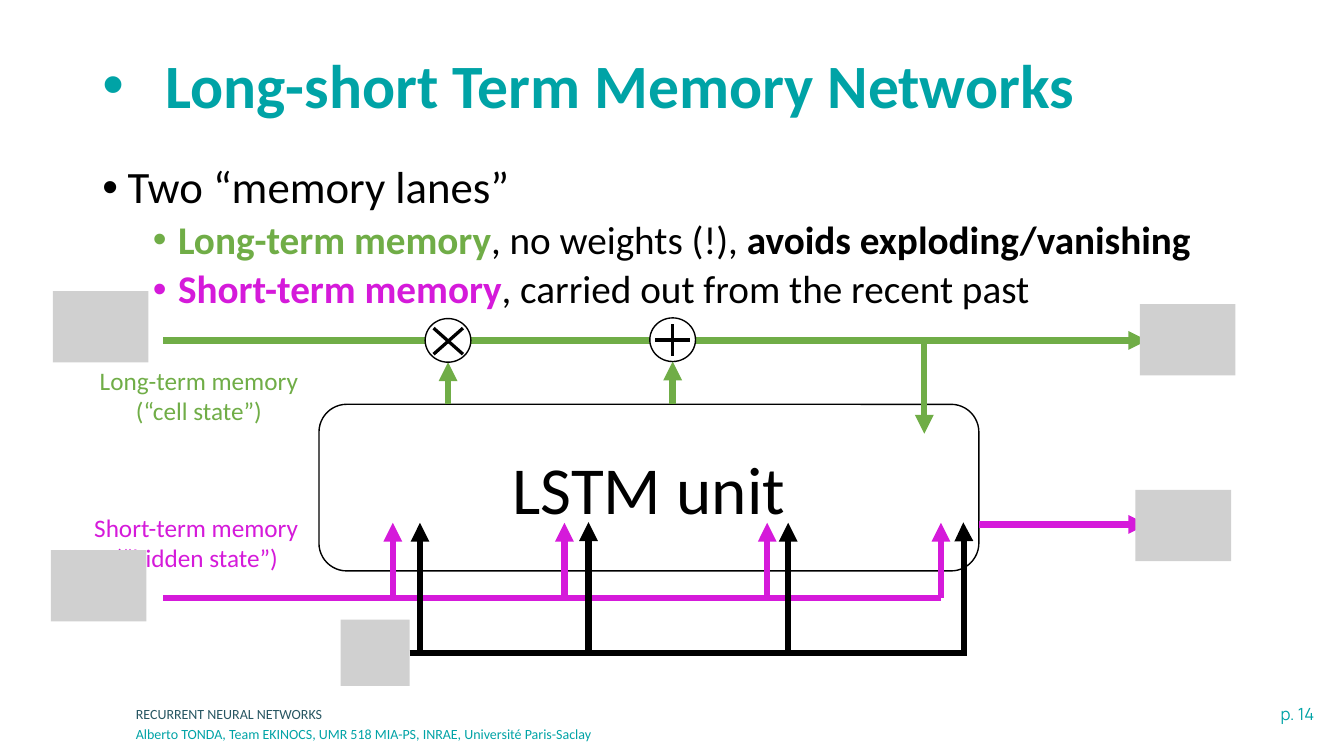
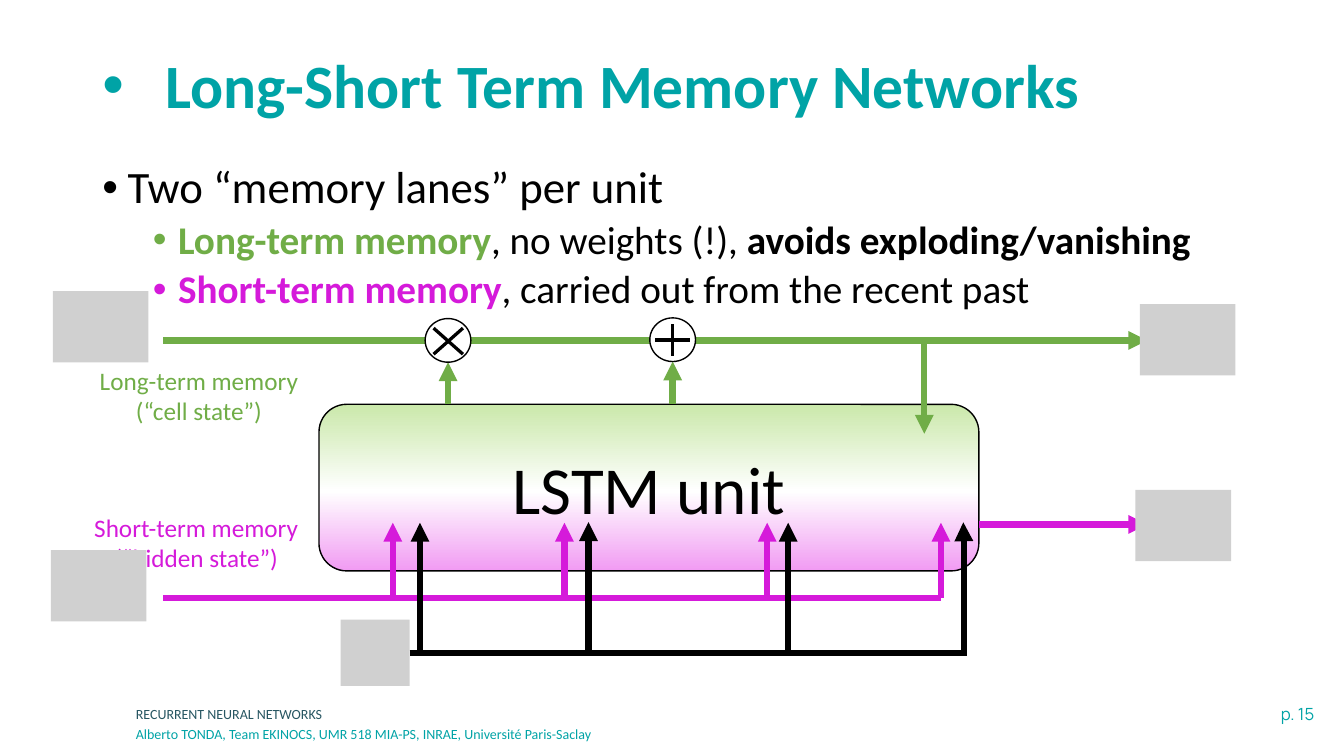
Before and after one commit to albertotonda/teaching, a slide deck: slide 15 of deep-learning-in-practice-with-pytorch/4-recurrent-neural-networks.pptx (slide 14 before the commit). Drawn at 1344x756 pixels with LibreOffice and Linux fonts; fonts in the diff are those of the drawing; grey boxes stand for pictures; background and template pictures are left out. Boxes give left, top, right and bottom in pixels: in the first picture for what was removed or moved away, otherwise in the second. Text is boxed around its words. In the diff, an @@ line names an element or a change of style, - is before the commit and + after.

```diff
--- a/deep-learning-in-practice-with-pytorch/4-recurrent-neural-networks.pptx
+++ b/deep-learning-in-practice-with-pytorch/4-recurrent-neural-networks.pptx
@@ title at (x1=165, y1=64, x2=1078, y2=119): text changed @@
-• Long-short Term Memory Networks
+• Long-Short Term Memory Networks
@@ text at (x1=128, y1=171, x2=663, y2=211): text changed @@
-• Two “memory lanes”
+• Two “memory lanes” per unit
@@ rounded rectangle "LSTM unit" at (x1=319, y1=404, x2=979, y2=571): fill #FFFFFF to gradient #CAE8AA to #FFFFFF to #F19BF3 @@
@@ page number at (x1=1281, y1=708, x2=1314, y2=724): text changed @@
-p. 14
+p. 15
```
Also in this commit, not shown: 16 other slides changed, 4 slides added, 1 slide removed, 17 other files.
